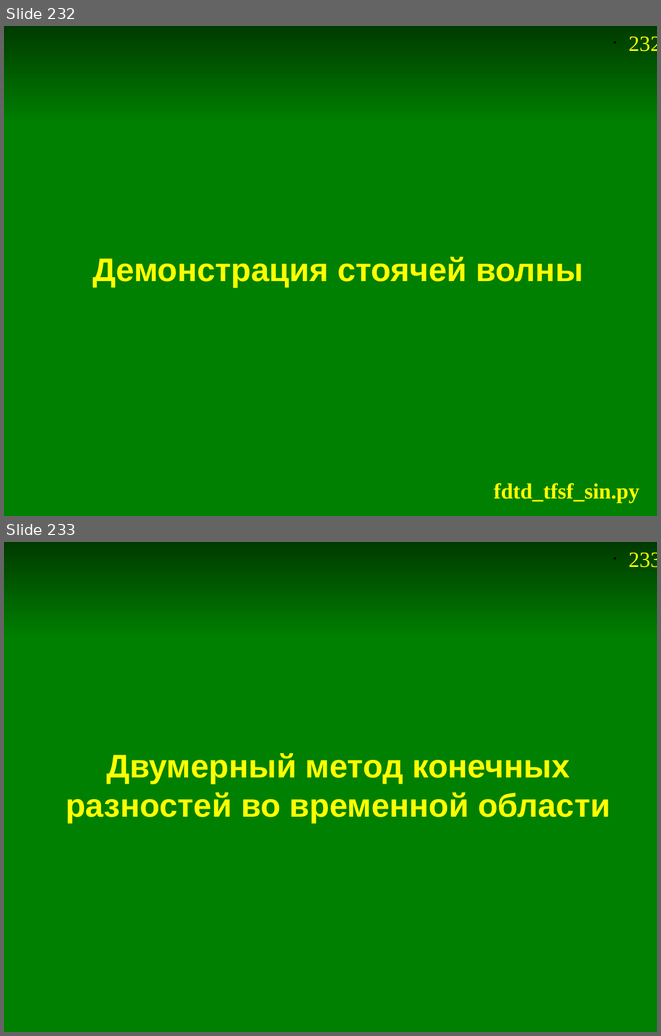
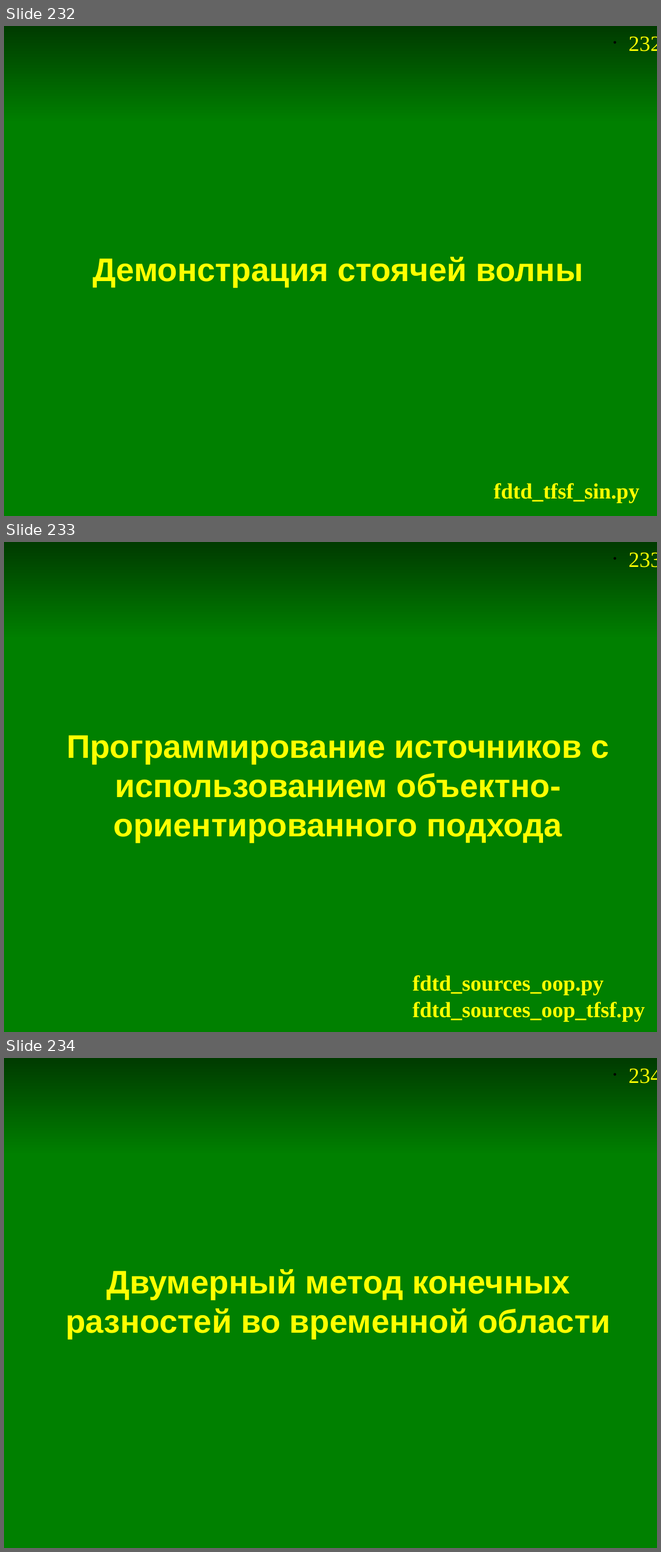
Before and after one commit to andris0147sv/modelling, a slide deck: presentations/2. FDTD.odp. Shown one above the other, each under a label of ours: slides 232 and 233 before the commit, slides 232, 233 and 234 after it. The pictures are 661x1036 and 661x1552 pixels, drawn with LibreOffice and Linux fonts; fonts in the diff are those of the drawing. Boxes give left, top, right and bottom in pixels: in the first picture for what was removed or moved away, otherwise in the second. Text is boxed around its words. In the diff, an @@ line names an element or a change of style, - is before the commit and + after.

```diff
--- a/presentations/2. FDTD.odp
+++ b/presentations/2. FDTD.odp
@@ slide 233 added at [4, 542, 657, 1032], background #FFFFFF; not listed: 2 template elements that a slide beside it also shows @@
@@ rectangle added at [4, 637, 657, 1032], fill #008000, outline #008000 0 pt @@
@@ title added at [67, 735, 609, 843], 36 pt, text #FFFF00, bold @@
+Программирование источников с использованием объектно-ориентированного подхода
@@ text added at [413, 975, 645, 1021], 24 pt, text #FFFF00, bold @@
+fdtd_sources_oop.py
+fdtd_sources_oop_tfsf.py
@@ what was slide 233 is now slide 234 @@
@@ page number at [628, 1068, 657, 1083]: text changed @@
-• 233
+• 234
```
Also in this commit, not shown: 12 slides changed, 6 other files.
